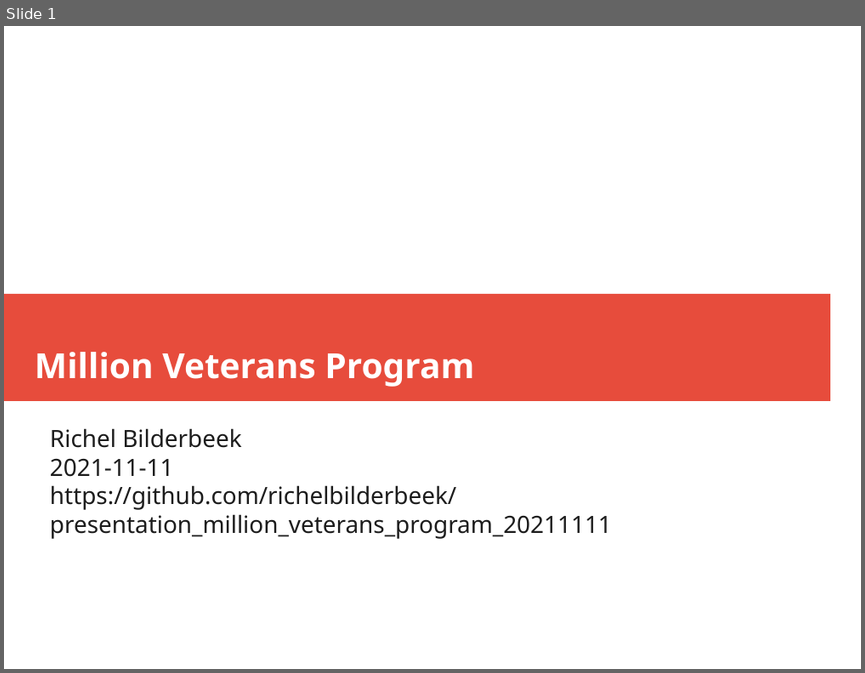
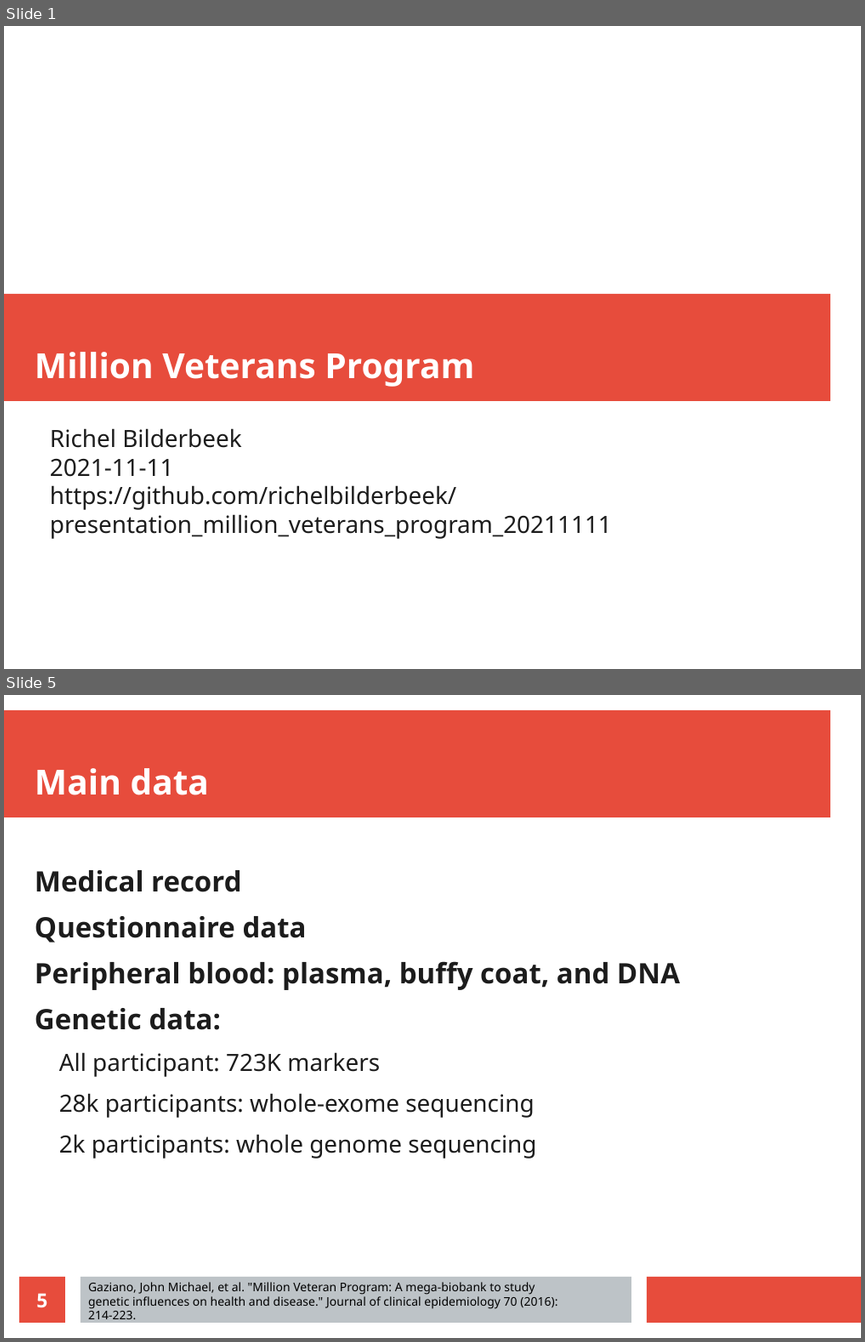
Before and after one commit to richelbilderbeek/presentation_million_veterans_program_20211111, a slide deck: presentation_million_veterans_program_20211111.odp. Shown one above the other, each under a label of ours: slide 1 before the commit, slides 1 and 5 after it; the slides between them are not shown. The pictures are 865x673 and 865x1342 pixels, drawn with LibreOffice and Linux fonts; fonts in the diff are those of the drawing. Boxes give left, top, right and bottom in pixels: in the first picture for what was removed or moved away, otherwise in the second. Text is boxed around its words. In the diff, an @@ line names an element or a change of style, - is before the commit and + after.

```diff
--- a/presentation_million_veterans_program_20211111.odp
+++ b/presentation_million_veterans_program_20211111.odp
@@ slide 5 added at (4,695,861,1338), background #FFFFFF @@
@@ rectangle added at (4,710,830,818), fill #E74C3C @@
@@ title added at (35,768,209,795), 32 pt, text #FFFFFF, bold @@
+Main data
@@ text added at (35,870,680,1158), 22 pt, text #1C1C1C @@
+Medical record
+Questionnaire data
+Peripheral blood: plasma, buffy coat, and DNA
+Genetic data:
+  All participant: 723K markers
+  28k participants: whole-exome sequencing
+  2k participants: whole genome sequencing
@@ page number added at (19,1276,65,1322), fill #E74C3C, 18 pt, text #FFFFFF, bold @@
+5
@@ rectangle added at (80,1276,631,1322), fill #BDC3C7 @@
@@ rectangle added at (647,1276,861,1322), fill #E74C3C @@
@@ text added at (88,1281,557,1323), 11 pt, text #000000 @@
+Gaziano, John Michael, et al. "Million Veteran Program: A mega-biobank to study genetic influences on health and disease." Journal of clinical epidemiology 70 (2016): 214-223.
```
Also in this commit, not shown: 7 other slides added, 1 slide removed, 2 other files.
